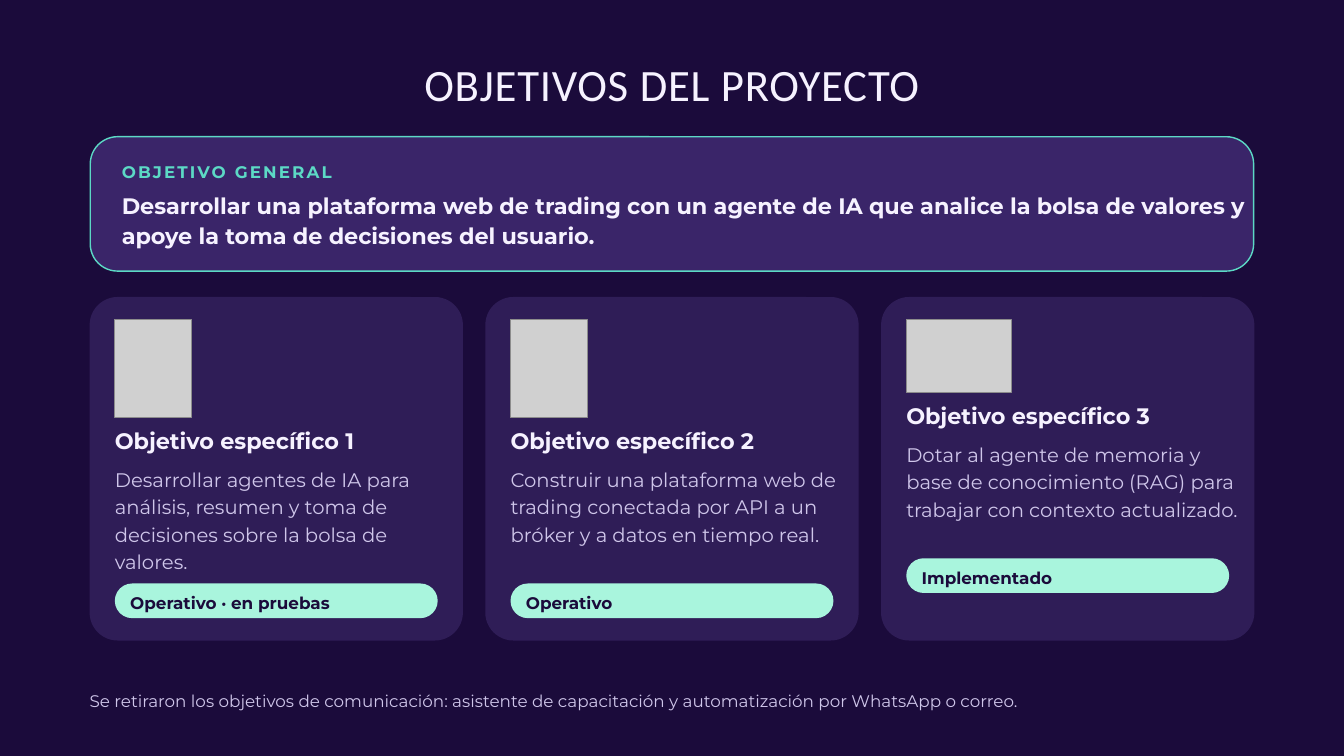
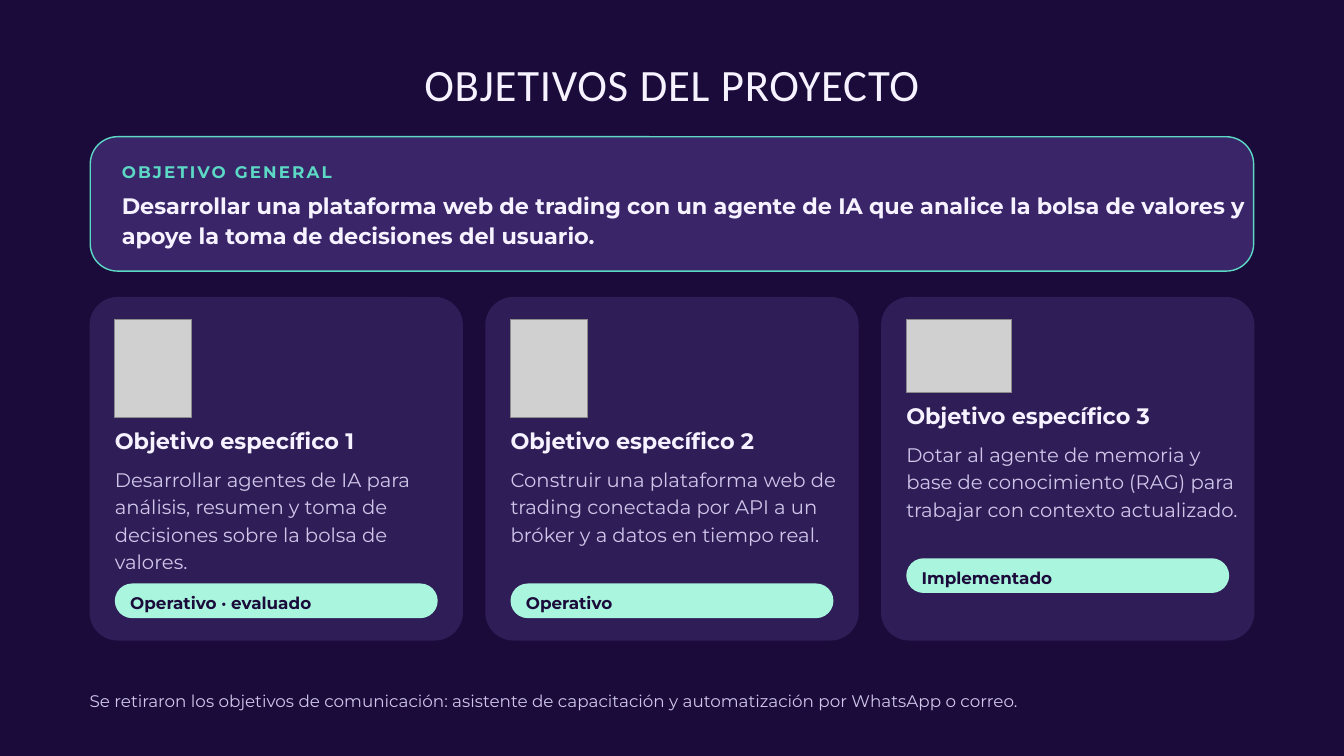
Before and after one commit to Cristian-Higuera-byte/RepAgenteIA, a slide deck: slide 5 of FASE 2/Grupales/Avance 2 Agente IA Bursátil.pptx. Drawn at 1344x756 pixels with LibreOffice and Linux fonts; fonts in the diff are those of the drawing; grey boxes stand for pictures. Boxes give left, top, right and bottom in pixels: in the first picture for what was removed or moved away, otherwise in the second. Text is boxed around its words. In the diff, an @@ line names an element or a change of style, - is before the commit and + after.

```diff
--- a/FASE 2/Grupales/Avance 2 Agente IA Bursátil.pptx
+++ b/FASE 2/Grupales/Avance 2 Agente IA Bursátil.pptx
@@ text in rounded rectangle at box(130, 596, 311, 613): text changed @@
-Operativo · en pruebas
+Operativo · evaluado
```
Also in this commit, not shown: 4 other slides changed.
